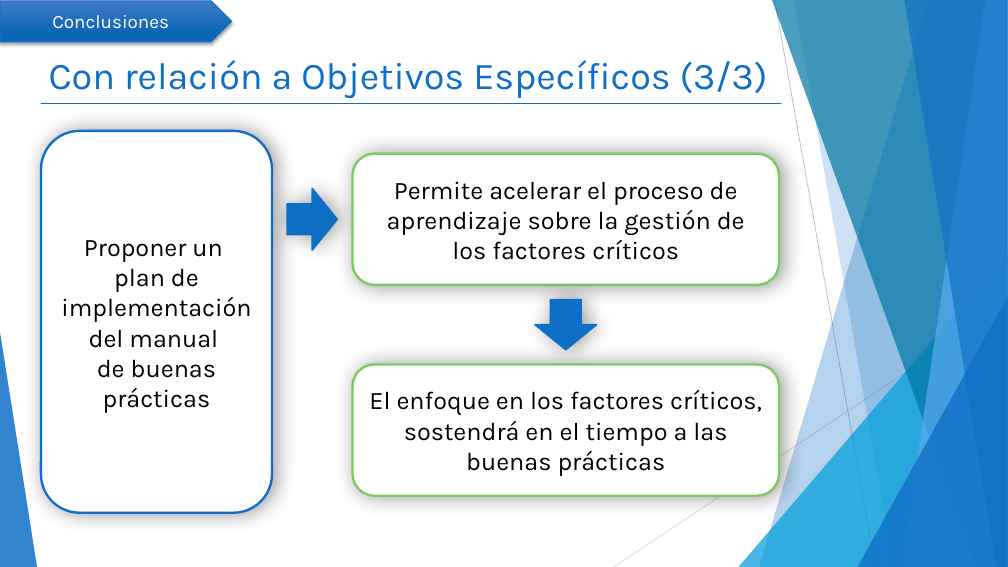
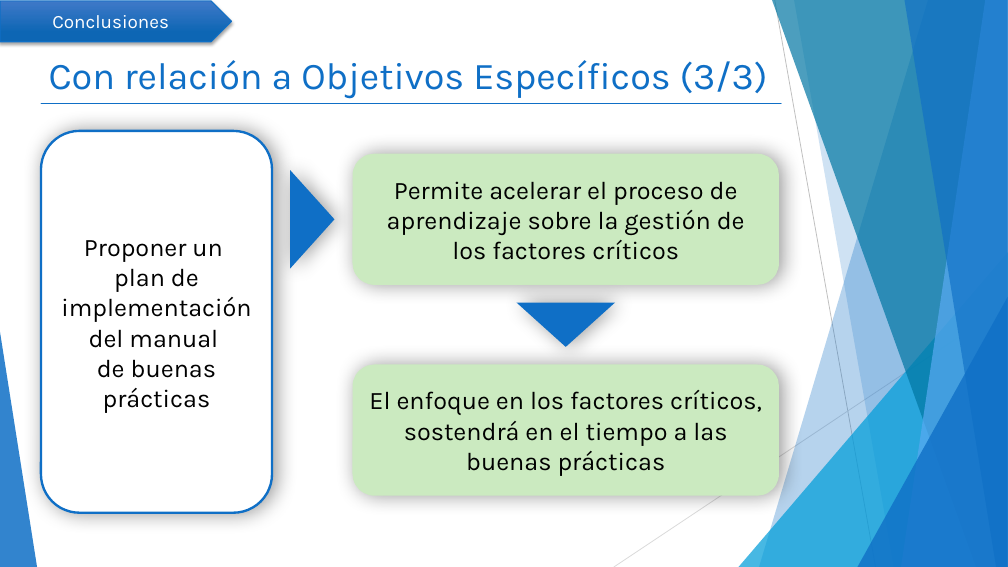
Before and after one commit to mcamara75/tituloUnap, a slide deck: slide 17 of 2018/TT IQQ 2018 Camara y Garay.pptx (slide 18 before the commit). Drawn at 1008x567 pixels with LibreOffice and Linux fonts; fonts in the diff are those of the drawing. Boxes give left, top, right and bottom in pixels: in the first picture for what was removed or moved away, otherwise in the second. Text is boxed around its words. In the diff, an @@ line names an element or a change of style, - is before the commit and + after.

```diff
--- a/2018/TT IQQ 2018 Camara y Garay.pptx
+++ b/2018/TT IQQ 2018 Camara y Garay.pptx
@@ flow chart merge added at [290, 171, 335, 269], fill #0F6FC6 @@
@@ rounded rectangle "Permite acelerar el proceso de ..." at [352, 154, 779, 285]: fill #FFFFFF to #CBEAC0; outline #7CCA62 2.25 pt to none @@
@@ right arrow removed at [287, 188, 337, 250] @@
@@ flow chart merge added at [516, 302, 615, 347], fill #0F6FC6 @@
@@ right arrow removed at [535, 300, 596, 350] @@
@@ rounded rectangle "El enfoque en los factores ..." at [352, 364, 779, 496]: fill #FFFFFF to #CBEAC0; outline #7CCA62 2.25 pt to none @@
```
Also in this commit, not shown: 11 other slides changed, 1 slide removed.
